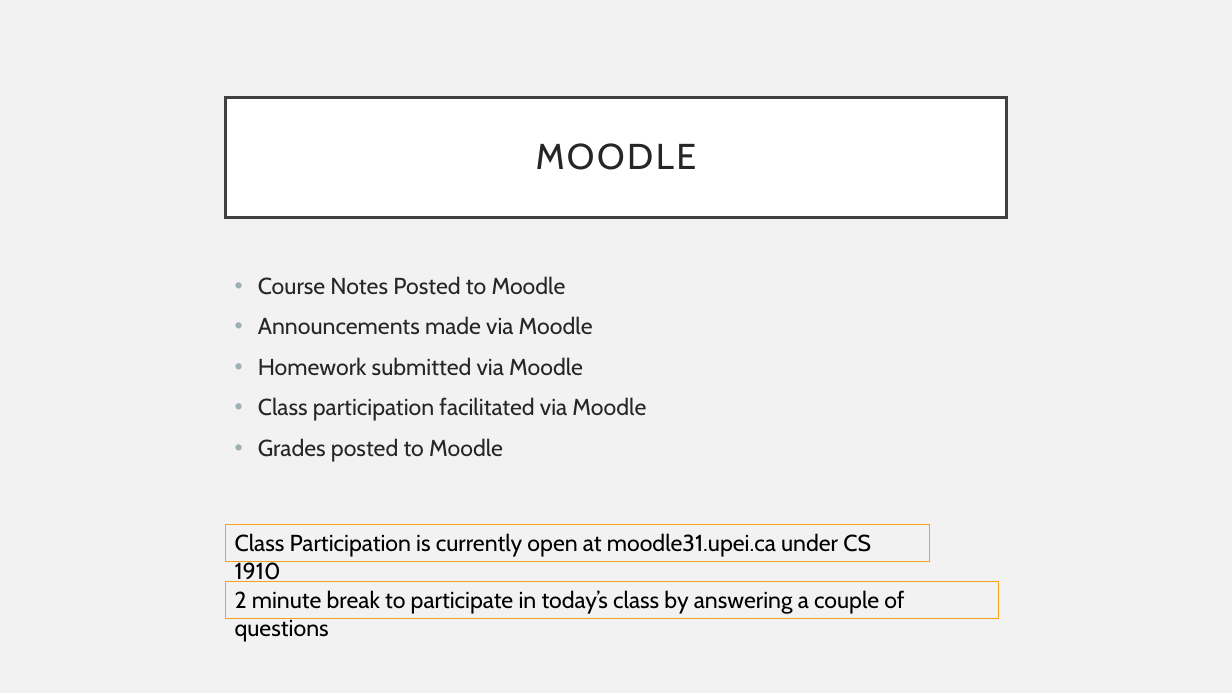
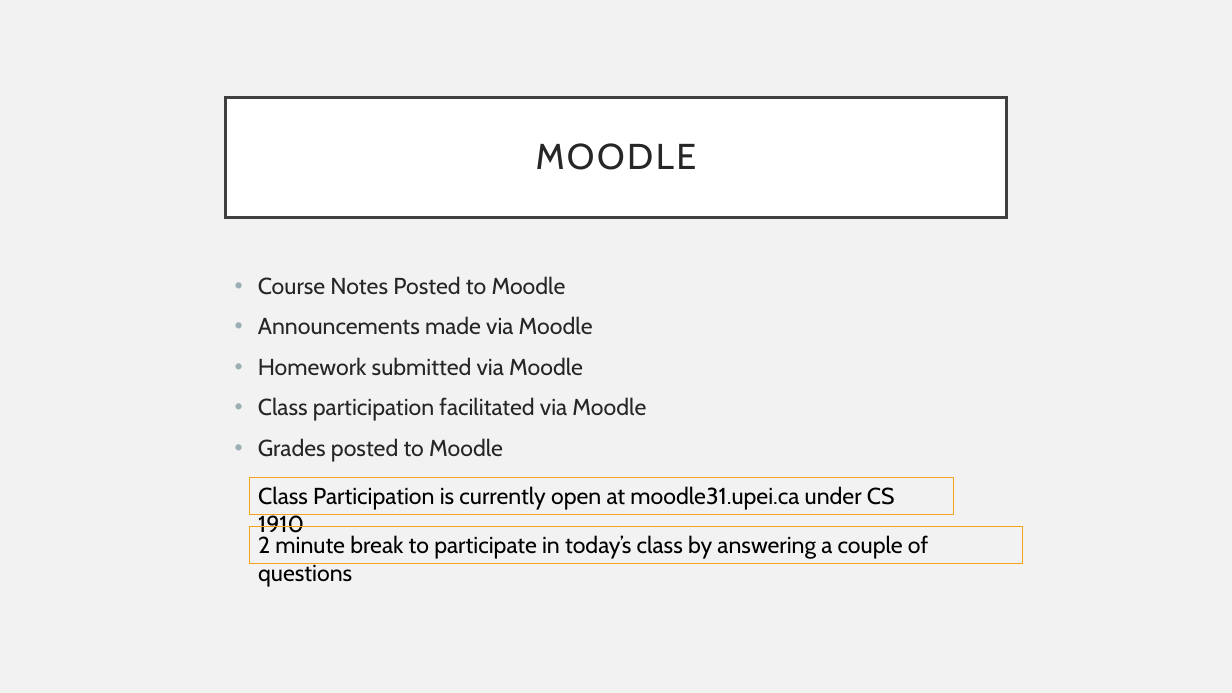
Before and after one commit to UPEI-CS/CS1910-Students, a slide deck: slide 21 of lectures/01-Course-Orientation/CS1910_Course-Orientation_Lecture.pptx. Drawn at 1232x693 pixels with LibreOffice and Linux fonts; fonts in the diff are those of the drawing. Boxes give left, top, right and bottom in pixels: in the first picture for what was removed or moved away, otherwise in the second. Text is boxed around its words. In the diff, an @@ line names an element or a change of style, - is before the commit and + after.

```diff
--- a/lectures/01-Course-Orientation/CS1910_Course-Orientation_Lecture.pptx
+++ b/lectures/01-Course-Orientation/CS1910_Course-Orientation_Lecture.pptx
@@ rectangle "Class Participation is currently open ...": place and size @@
-rectangle "Class Participation is currently open ..." at [226,525,930,562]
+rectangle "Class Participation is currently open ..." at [250,478,954,515]
@@ rectangle "2 minute break to participate ...": place and size @@
-rectangle "2 minute break to participate ..." at [226,581,999,618]
+rectangle "2 minute break to participate ..." at [250,527,1023,564]
```
Also in this commit, not shown: 11 other slides changed, 2 slides removed, 1 other file.
